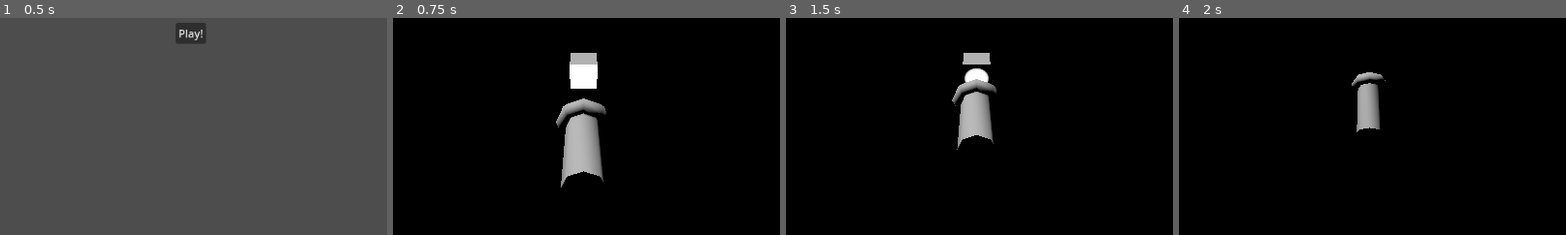
Above: before the commit, frames 1-4 (left to right).
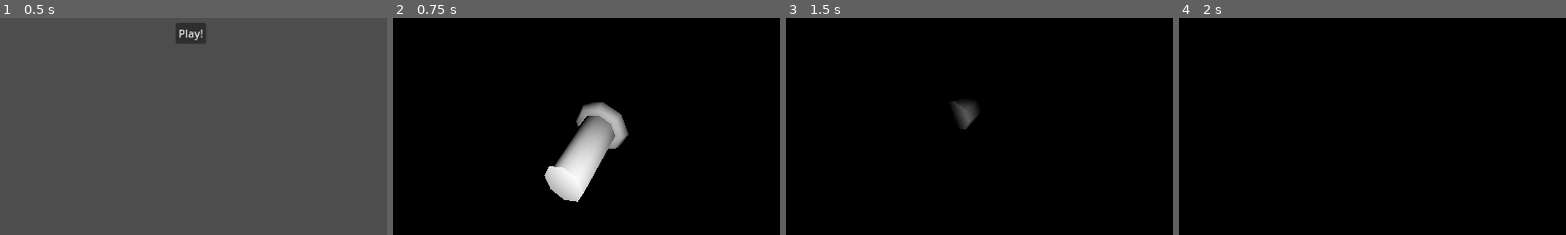
Above: after the commit, the same moments.

Repository: bsu-cs315/e3-hovell
Game: Godot game, scene res://title/title.tscn
The game is run twice, just before and just after one commit, with the same random seed, the same clock (stepped at 60 frames per second) and the same inputs.
Inputs:
- Up to frame 1 (0.5 s): no input
- Up to frame 2 (0.75 s): click "Play!" at 0.5 s
- Up to frame 3 (1.5 s): tap Enter at 1.25 s; hold D (move_right) from 1.28 s (still down); tap Space (throw) at 1.35 s
- Up to frame 4 (2 s): keep holding D (move_right)
The pictures show only the part of the screen within x 25-75%, y 47-96%; the shares and areas given below are measured in that part.

Frame 1 is identical in both runs. In frame 2, 6.4% of the frame differs, in the area x 39-61%, y 16-85%; in frame 3, 2.9%; in frame 4, 1.4%.

Commit message:
Add flightlight rotation control

Diff:
--- a/project/flashlight/flashlight.tscn
+++ b/project/flashlight/flashlight.tscn
@@ -6,7 +6,6 @@
 size = Vector3(1, 1.84, 2.775)
 
 [node name="Flashlight" type="RigidBody3D"]
-transform = Transform3D(-4.37114e-08, 0, -1, 0, 1, 0, 1, 0, -4.37114e-08, 0, 0, 0)
 script = ExtResource("1_52civ")
 
 [node name="CollisionShape3D" type="CollisionShape3D" parent="."]
--- a/project/hand/hand.gd
+++ b/project/hand/hand.gd
@@ -1,7 +1,7 @@
 class_name Hand
 extends Node3D
 
-var throw_strength : float = 10
+var throw_strength : float = 20
 var throw_y_direction : float = 0
 var min_throw_angle : int = -90
 var max_throw_angle : int = 90
@@ -18,12 +18,20 @@
 func _physics_process(_delta: float) -> void:
 	if Input.is_action_just_pressed("throw"):
 		_throw_flashlight()
-
+	elif Input.is_action_pressed("move_left"):
+		_flashlight_object.rotation_degrees.y += 1
+	elif Input.is_action_pressed("move_right"):
+		_flashlight_object.rotation_degrees.y -= 1
+	elif Input.is_action_pressed("move_up"):
+		_flashlight_object.rotation_degrees.x += 1
+	elif Input.is_action_pressed("move_down"):
+		_flashlight_object.rotation_degrees.x -= 1
 
 func _spawn_flashlight() -> void:
 	_flashlight_object = load("res://flashlight/flashlight.tscn").instantiate()
 	get_parent().add_child(_flashlight_object)
 	_flashlight_object.global_position = global_position
+	_flashlight_object.rotation.y = -90
 
 
 func _throw_flashlight() -> void:
--- a/project/hand/hand.tscn
+++ b/project/hand/hand.tscn
@@ -4,6 +4,3 @@
 
 [node name="Hand" type="Node3D"]
 script = ExtResource("1_h6o5l")
-
-[node name="CSGSphere3D" type="CSGSphere3D" parent="."]
-visible = false
--- a/project/level/level.tscn
+++ b/project/level/level.tscn
@@ -20,16 +20,23 @@
 
 [node name="WorldSun" type="DirectionalLight3D" parent="."]
 transform = Transform3D(-0.866023, -0.433016, 0.250001, 0, 0.499998, 0.866027, -0.500003, 0.749999, -0.43301, 0, 0, 0)
+visible = false
 light_indirect_energy = 10.0
 light_volumetric_fog_energy = 10.0
 shadow_enabled = true
 sky_mode = 1
 
+[node name="SpotLight3D" type="SpotLight3D" parent="."]
+transform = Transform3D(-4.37114e-08, 0.348572, -0.937282, 0, 0.937282, 0.348572, 1, 1.52366e-08, -4.09699e-08, -2.967, 1.43, 0)
+light_energy = 10.0
+light_size = 1.0
+spot_angle = 35.0
+
 [node name="WorldEnvironment" type="WorldEnvironment" parent="."]
 environment = SubResource("Environment_kyqa6")
 
 [node name="Ghost" parent="." instance=ExtResource("1_5khvy")]
-transform = Transform3D(1, 0, 0, 0, 1, 0, 0, 0, 1, 4.095, 0, 0)
+transform = Transform3D(1, 0, 0, 0, 1, 0, 0, 0, 1, 5.92732, 0, 0)
 
 [node name="Hand" parent="." instance=ExtResource("2_v455f")]
 
